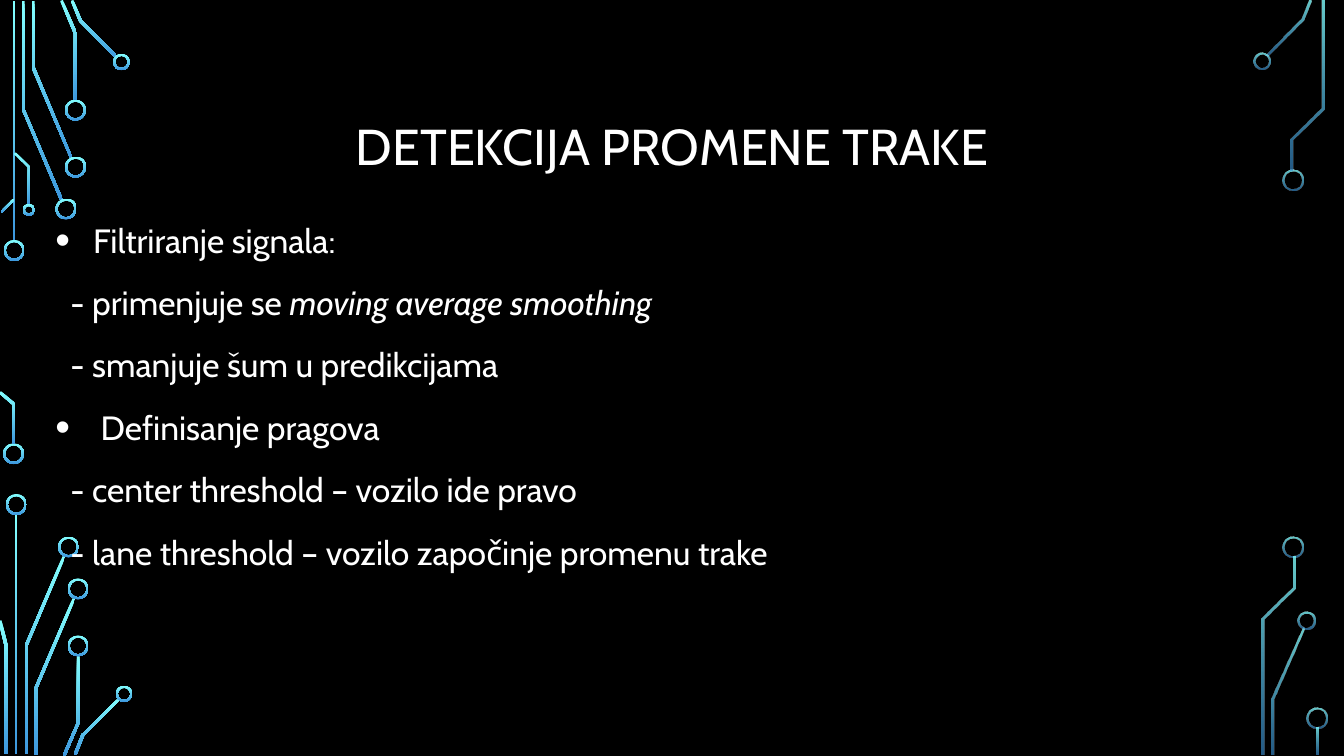
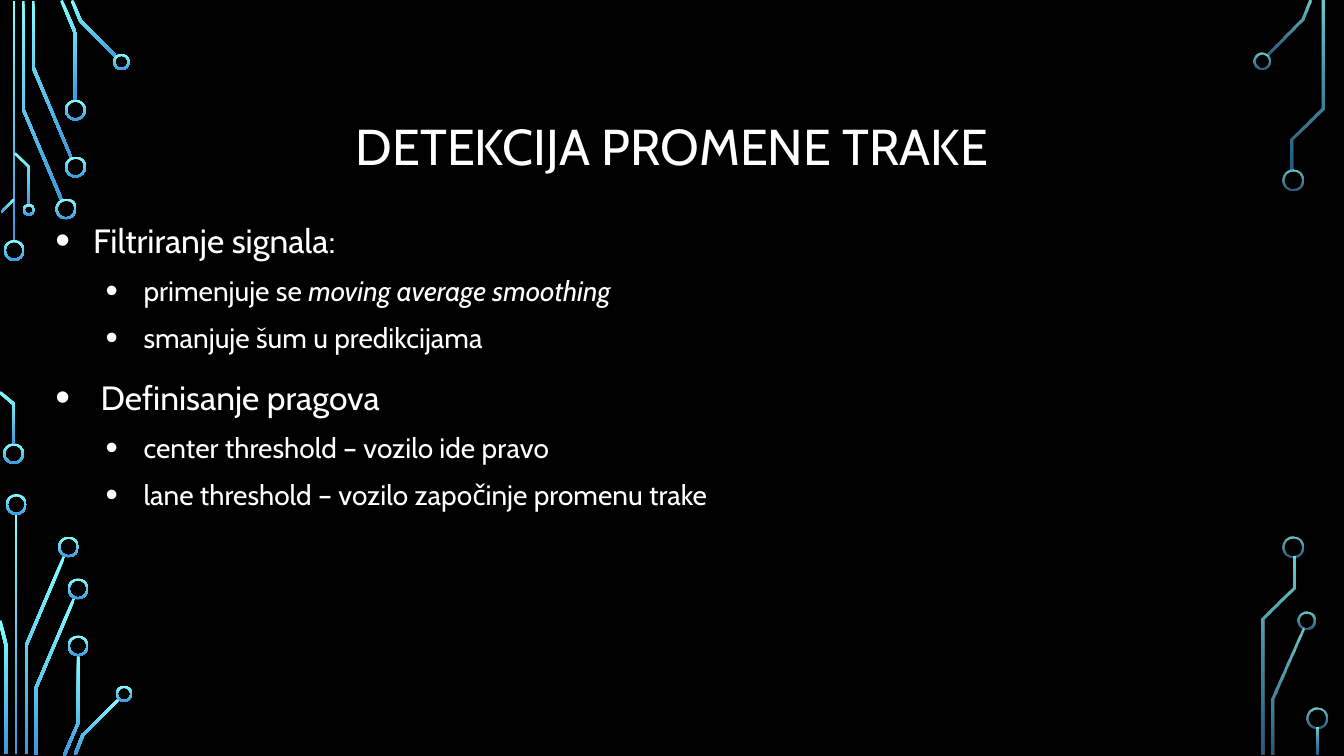
Before and after one commit to jglintic/duboko_ucenje, a slide deck: slide 11 of dubuko_ucenje_projekat_ppt.pptx. Drawn at 1344x756 pixels with LibreOffice and Linux fonts; fonts in the diff are those of the drawing; background and template pictures are left out. Boxes give left, top, right and bottom in pixels: in the first picture for what was removed or moved away, otherwise in the second. Text is boxed around its words. In the diff, an @@ line names an element or a change of style, - is before the commit and + after.

```diff
--- a/dubuko_ucenje_projekat_ppt.pptx
+++ b/dubuko_ucenje_projekat_ppt.pptx
@@ text at box(144, 280, 610, 355): text changed; size 24 to 20 pt @@
-- primenjuje se moving average smoothing
-- smanjuje šum u predikcijama
+  • primenjuje se moving average smoothing
+  • smanjuje šum u predikcijama
@@ text at box(144, 437, 707, 512): text changed; size 24 to 20 pt @@
-- center threshold – vozilo ide pravo
-- lane threshold – vozilo započinje promenu trake
+  • center threshold – vozilo ide pravo
+  • lane threshold – vozilo započinje promenu trake
```
Also in this commit, not shown: 13 other slides changed, 1 slide added, 1 slide removed.
